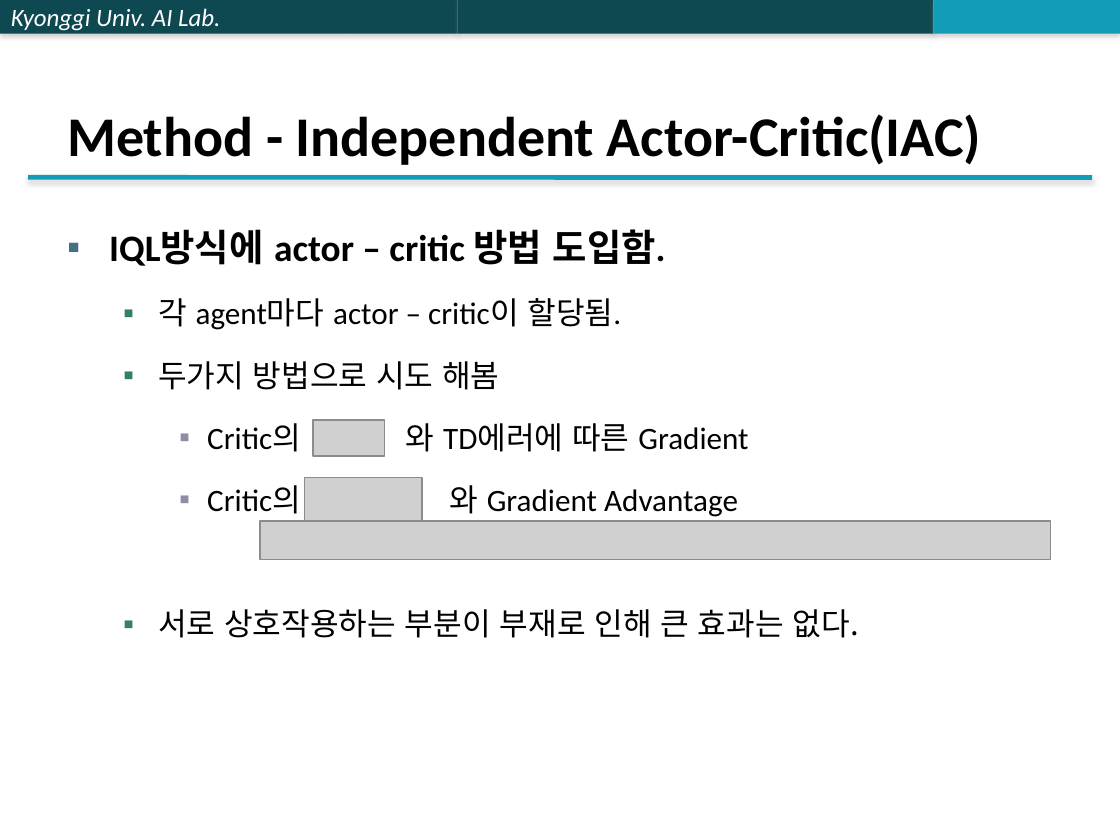
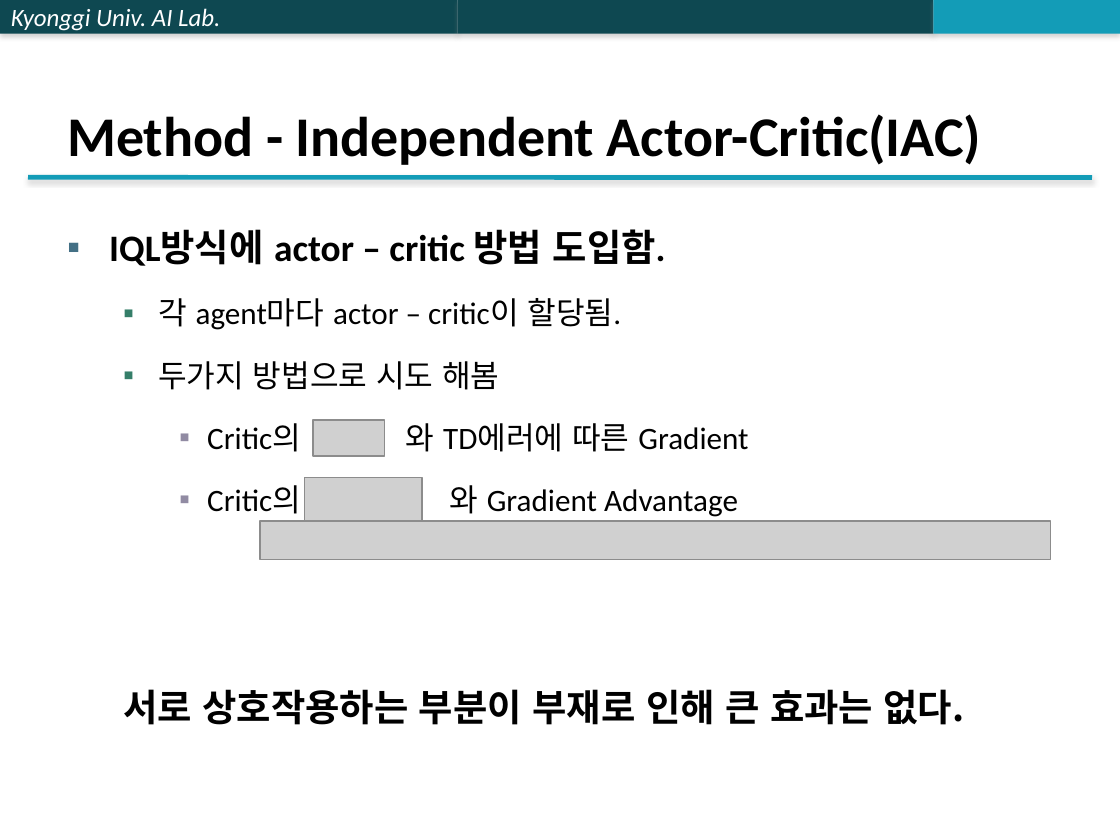
Before and after one commit to jk96491/PapersSeminar, a slide deck: slide 5 of Multi_Agent/PPTX/Counterfactual multi-agent policy gradients-AAAI2018.pptx. Drawn at 1120x840 pixels with LibreOffice and Linux fonts; fonts in the diff are those of the drawing; grey boxes stand for pictures. Boxes give left, top, right and bottom in pixels: in the first picture for what was removed or moved away, otherwise in the second. Text is boxed around its words. In the diff, an @@ line names an element or a change of style, - is before the commit and + after.

```diff
--- a/Multi_Agent/PPTX/Counterfactual multi-agent policy gradients-AAAI2018.pptx
+++ b/Multi_Agent/PPTX/Counterfactual multi-agent policy gradients-AAAI2018.pptx
@@ text at bbox=[123, 689, 965, 725]: size 20 to 24 pt, bold on in "서로 상호작용하는 부분이 부재로 인해 큰 효과는 ..."; bullet ▪ to none @@
```
Also in this commit, not shown: 2 other slides changed.
